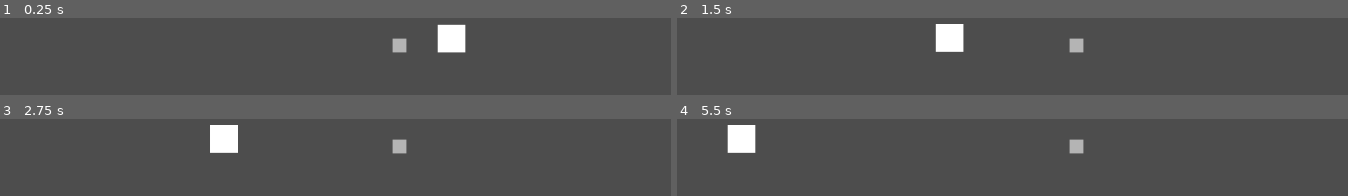
Above: before the commit, frames 1-4 (two rows, left to right).
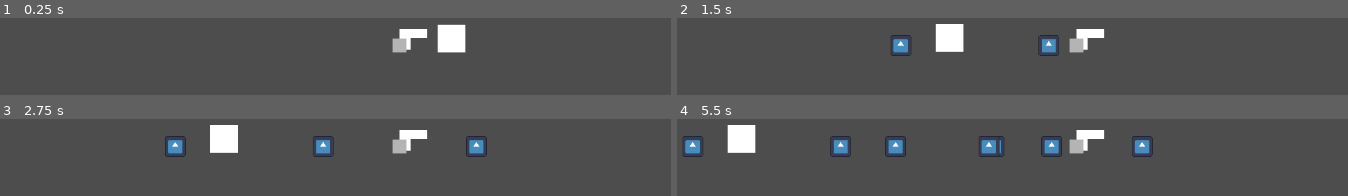
Above: after the commit, the same moments.

Repository: Newait/Mechanical_Revolution
Game: Godot game, scene res://scenes/game.tscn
Two runs of this game, one before a commit and one after it. Both use one fixed random seed, a clock stepped at 60 frames per second and the inputs below. The project has no main scene, so this scene is started directly. The engine's default icon, where the game draws it, is replaced by a stand-in: a white triangle on a blue panel in a dark square.
Inputs (mouse positions are in pixels of both pictures, inside the frame that each line leads up to):
- Up to frame 1 (0.25 s): no input
- Up to frame 2 (1.5 s): tap Enter at 0.5 s; move the mouse to (1254, 23) at 0.52 s; hold Right (move_right) from 0.53 s (still down); click (1254, 23) at 0.6 s; tap Space (jump) at 0.77 s; move the mouse to (918, 68) at 1.27 s; click (918, 68) at 1.35 s
- Up to frame 3 (2.75 s): tap Space (jump) at 1.52 s; move the mouse to (outside the picture) at 2.02 s; release Right (move_right) at 2.03 s; hold Left (move_left) from 2.03 s (still down); click (outside the picture) at 2.1 s
- Up to frame 4 (5.5 s): move the mouse to (outside the picture) at 2.77 s; release Left (move_left) at 2.78 s; hold Right (move_right) 2.78-4.28 s; click (outside the picture) at 2.85 s; tap Space (jump) at 3.02, 3.77, 4.52 s; move the mouse to (outside the picture) at 3.52 s; click (outside the picture) at 3.6 s; move the mouse to (outside the picture) at 4.27 s; hold Left (move_left) 4.28-5.03 s; click (outside the picture) at 4.35 s; move the mouse to (1113, 146) at 5.02 s; hold Right (move_right) from 5.03 s (still down); click (1113, 146) at 5.1 s

The runs differ from the first frame. In frame 1, 0.6% of the frame differs, in the area x 59-64%, y 14-42%; in frame 2, 1.7%; in frame 3, 2.2%; in frame 4, 4.0%, in the area x 0-71%, y 14-50%.

Commit message:
Fire projectile

Diff:
--- a/mechanical-revolution/scenes/player.gd
+++ b/mechanical-revolution/scenes/player.gd
@@ -6,15 +6,20 @@
 const DECCELERATION := 1300.0
 const AIR_ACCELERATION := 900.0
 const JUMP_VELOCITY := -400.0
+@export var Projectile : PackedScene
 var playerState = "Running"
+@onready var weapon: Node2D = $Weapon
 
+
+func _ready() -> void:
+	pass
 func _physics_process(delta: float) -> void:
 	var direction := Input.get_axis("move_left", "move_right")
 	var desired_velocity : Vector2
 	desired_velocity.x = direction * MAX_SPEED
 	velocity += get_gravity() * delta
 	if Input.is_action_just_pressed("Shoot"):
-		pass
+		weapon.fire_projectile()
 	match playerState:
 		"Running":
 			if direction:
--- a/mechanical-revolution/scenes/player.tscn
+++ b/mechanical-revolution/scenes/player.tscn
@@ -1,7 +1,9 @@
-[gd_scene load_steps=6 format=3 uid="uid://bthhrey1wx5os"]
+[gd_scene load_steps=8 format=3 uid="uid://bthhrey1wx5os"]
 
 [ext_resource type="Texture2D" uid="uid://cs3aqqhbyeto8" path="res://assets/Sprite-0001-Sheet.png" id="1_4flbx"]
 [ext_resource type="Script" uid="uid://c1rmemdk1s4ei" path="res://scenes/player.gd" id="1_g2els"]
+[ext_resource type="PackedScene" uid="uid://5qcaepgahbcv" path="res://scenes/player_projectile.tscn" id="2_qhqgy"]
+[ext_resource type="PackedScene" uid="uid://b7rgtrys6bi5g" path="res://scenes/weapon.tscn" id="3_dqkch"]
 
 [sub_resource type="AtlasTexture" id="AtlasTexture_onrkg"]
 atlas = ExtResource("1_4flbx")
@@ -22,6 +24,10 @@
 
 [node name="Player" type="CharacterBody2D"]
 script = ExtResource("1_g2els")
+Projectile = ExtResource("2_qhqgy")
+
+[node name="Weapon" parent="." instance=ExtResource("3_dqkch")]
+position = Vector2(0, -16)
 
 [node name="ColorRect" type="ColorRect" parent="."]
 anchors_preset = 8
--- /dev/null
+++ b/mechanical-revolution/scenes/weapon.gd
@@ -0,0 +1,9 @@
+class_name Weapon extends Node2D
+@export var projectile : PackedScene
+
+func fire_projectile() -> void:
+	var newProjectile : Node2D= projectile.instantiate()
+
+	get_tree().current_scene.add_child(newProjectile)
+	if (get_parent() is Node2D ):
+		newProjectile.global_position = get_parent().global_position
--- /dev/null
+++ b/mechanical-revolution/scenes/weapon.tscn
@@ -0,0 +1,32 @@
+[gd_scene load_steps=3 format=3 uid="uid://b7rgtrys6bi5g"]
+
+[ext_resource type="Script" uid="uid://bomw3km7rsfkn" path="res://scenes/weapon.gd" id="1_xasec"]
+[ext_resource type="PackedScene" uid="uid://5qcaepgahbcv" path="res://scenes/player_projectile.tscn" id="2_uxn4k"]
+
+[node name="Weapon" type="Node2D"]
+script = ExtResource("1_xasec")
+projectile = ExtResource("2_uxn4k")
+
+[node name="ColorRect2" type="ColorRect" parent="."]
+anchors_preset = 8
+anchor_left = 0.5
+anchor_top = 0.5
+anchor_right = 0.5
+anchor_bottom = 0.5
+offset_top = -8.0
+offset_right = 16.0
+offset_bottom = 22.0
+grow_horizontal = 2
+grow_vertical = 2
+
+[node name="ColorRect" type="ColorRect" parent="."]
+anchors_preset = 8
+anchor_left = 0.5
+anchor_top = 0.5
+anchor_right = 0.5
+anchor_bottom = 0.5
+offset_top = -8.0
+offset_right = 40.0
+offset_bottom = 5.0
+grow_horizontal = 2
+grow_vertical = 2
Not shown, added: mechanical-revolution/scenes/weapon.gd.uid
